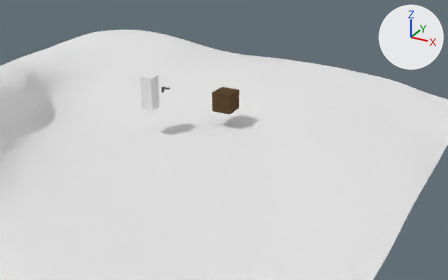
A saved change to the Blender file game.blend.
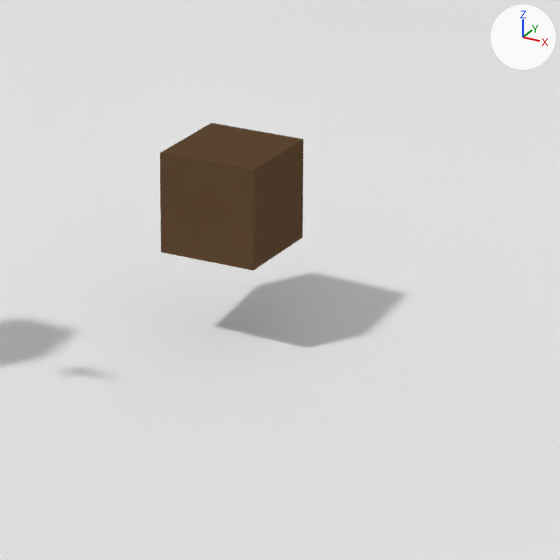
Each version appears first from a 50 mm lens placed at (26.85, -36.98, 20.79), pointed at (4.91, 2.91, 0.84), and next in a close-up on the part from 41% to 64% of the width and 23% to 60% of the height. Lighting does not change. The marker at upper right points along +X, +Y and +Z.

Before the edit, the objects in view are built like this:
```python
me_cube_002 = bpy.data.meshes.new('Cube.002')
me_cube_002.from_pydata(...)  # a box spanning x -1.0..1.0, y -1.0..1.0, z -1.0..1.0
me_cube_002.materials.append(mat_material_018)  # brown #5d4733
me_grid = bpy.data.meshes.new('Grid')
me_grid.from_pydata(...)  # 25219 vertices, 24048 faces; spans x -1.37..1.41, y -1.42..1.44, z 0.14..7.85
me_grid.materials.append(mat_material_004)  # white #e7e7e7
ob_box = bpy.data.objects.new('Box', me_cube_002)
ob_box.location = (4.42, 4.09, 3.73)
ob_box.scale = (0.792, 0.792, 0.792)
ob_grid = bpy.data.objects.new('Grid', me_grid)
ob_grid.location = (0.0, 0.0, 0.3)
ob_grid.scale = (15.0, 15.0, 1.0)
```
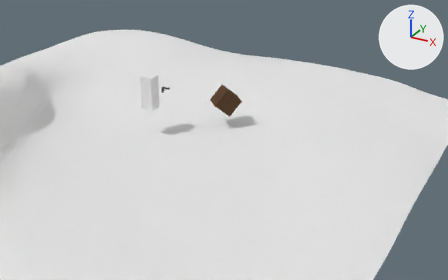
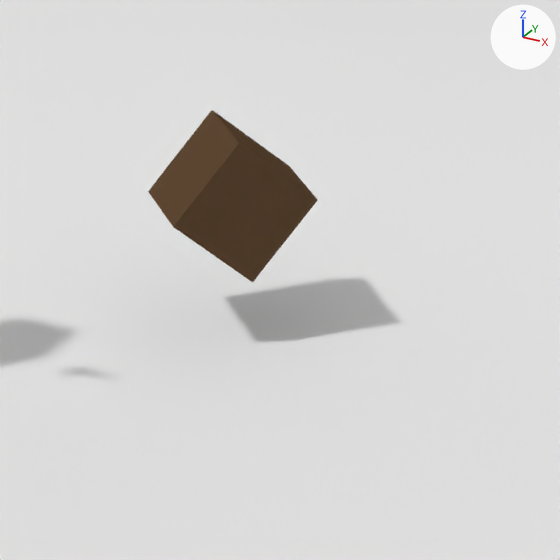
The change, as a list of edits to the scene's bpy script:
```text
Change ob_box:
    ob_box.rotation_euler: (0.0, 0.0, 0.0) -> (-0.689, 0.0, -0.81)  # degrees (0, 0, 0) -> degrees (-39, 0, -46)
```

Where the change shows, as pixel boxes [x1, y1, x2, y2] in the close-ups (560 x 560 px):
'Box', turned: before [160, 123, 303, 270]; after [148, 110, 318, 282]
